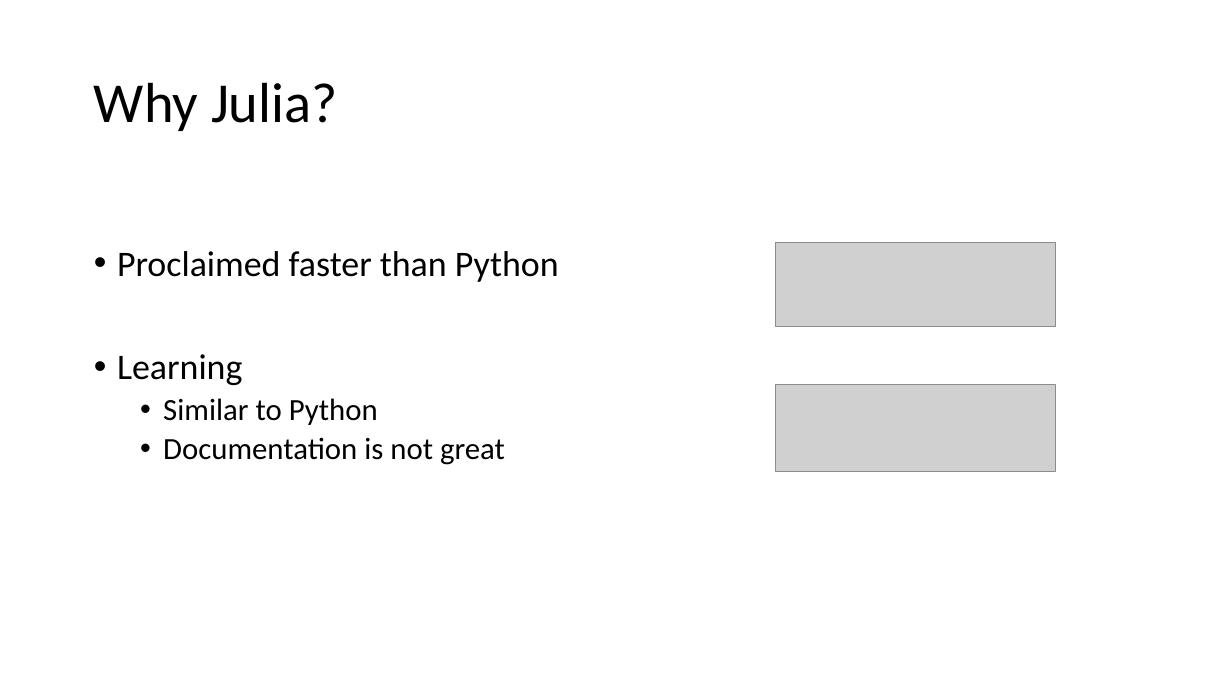
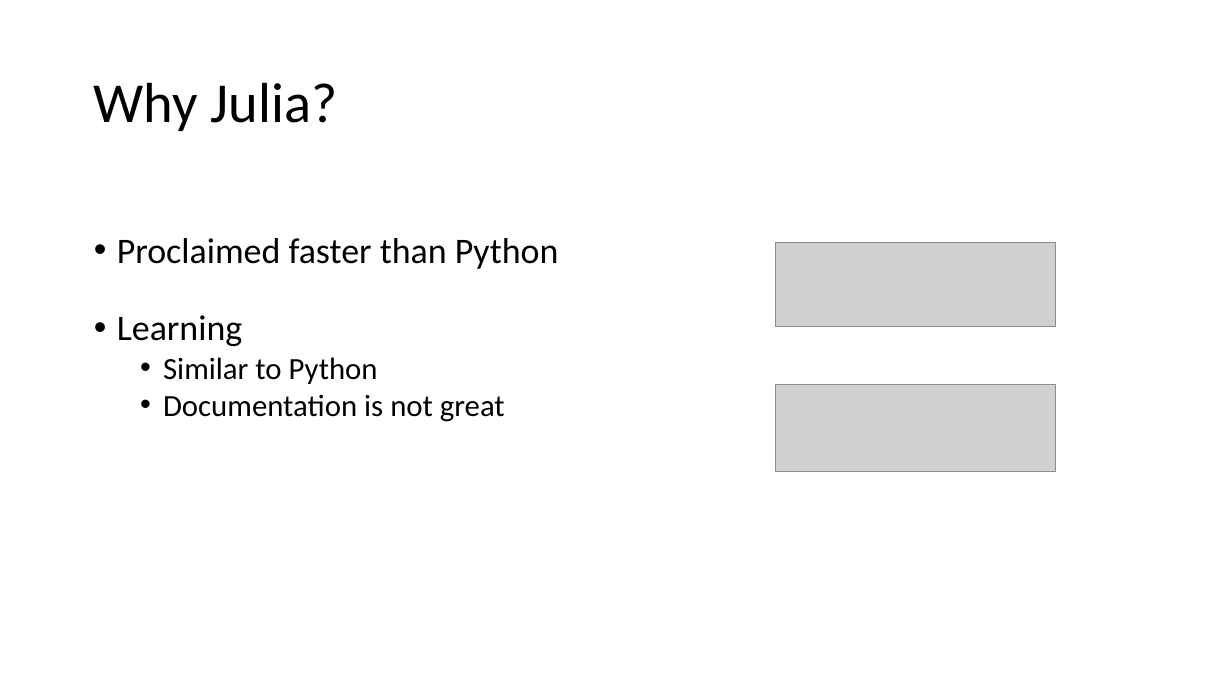
Before and after one commit to Sonni/Who-s-Julia-, a slide deck: slide 2 of Rapport - Abstract/Presentation.pptx. Drawn at 1232x693 pixels with LibreOffice and Linux fonts; fonts in the diff are those of the drawing; grey boxes stand for pictures. Boxes give left, top, right and bottom in pixels: in the first picture for what was removed or moved away, otherwise in the second. Text is boxed around its words. In the diff, an @@ line names an element or a change of style, - is before the commit and + after.

```diff
--- a/Rapport - Abstract/Presentation.pptx
+++ b/Rapport - Abstract/Presentation.pptx
@@ text "Proclaimed faster than Python" at (x1=117, y1=238, x2=559, y2=422): less space between paragraphs; line spacing 0.9 to 1 @@
```
Also in this commit, not shown: 3 other slides changed, 43 other files.
